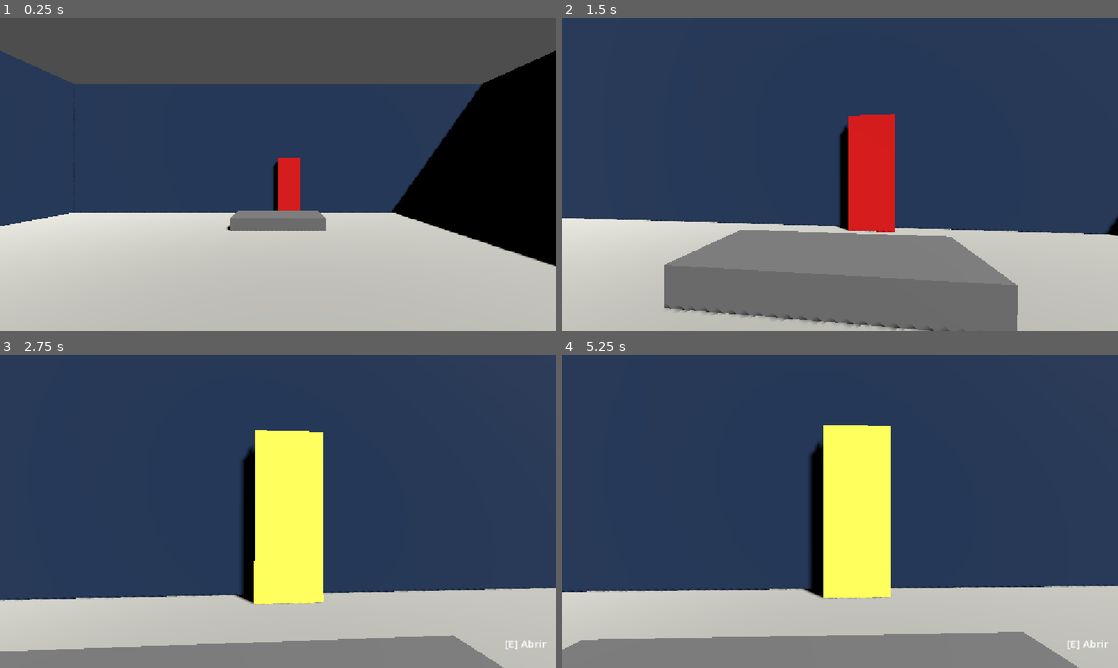
Above: before the commit, frames 1-4 (two rows, left to right).
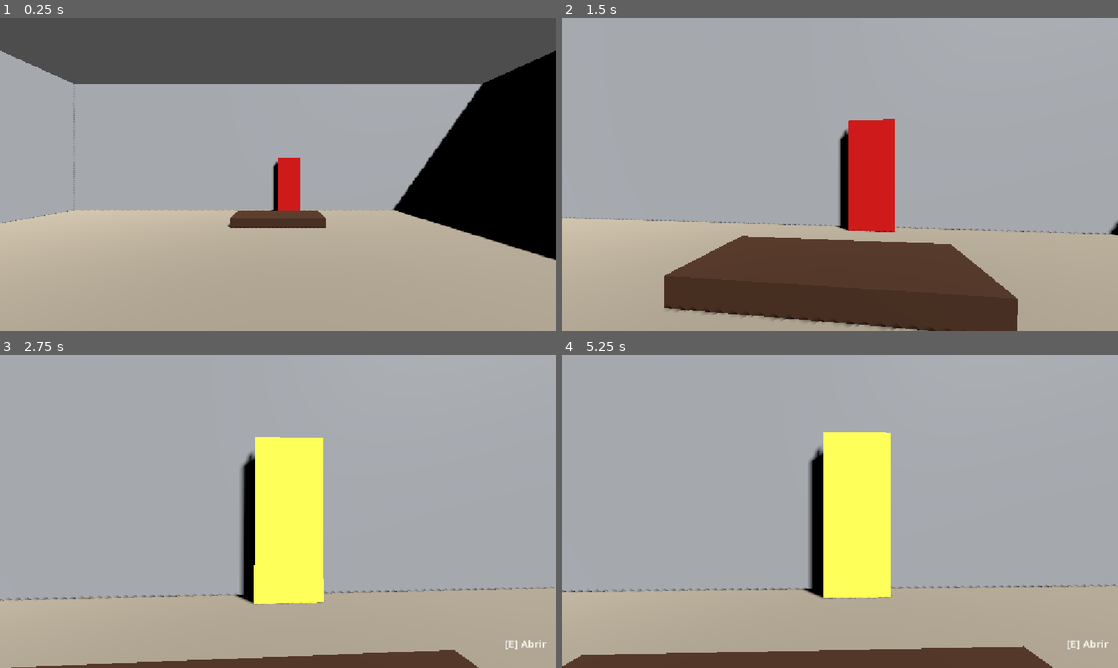
Above: after the commit, the same moments.

Repository: caiodevlab/escape-room-3D
Game: Godot game, scene res://scenes/test_room.tscn
Same seed, same stepped clock (60 frames per second), same inputs: the game is played once before the commit and once after it.
Inputs (mouse positions are in pixels of both pictures, inside the frame that each line leads up to):
- Up to frame 1 (0.25 s): no input
- Up to frame 2 (1.5 s): move the mouse to (867, 174) at 0.52 s; hold E (interact) 0.53-1.28 s; hold W (move_forward) from 0.53 s (still down); move the mouse to (812, 174) at 1.27 s; tap E (interact) at 1.35 s
- Up to frame 3 (2.75 s): keep holding W (move_forward); move the mouse to (289, 505) at 2.02 s; hold E (interact) from 2.03 s (still down)
- Up to frame 4 (5.25 s): keep holding W (move_forward); tap Enter at 2.75, 4.25 s; move the mouse to (834, 517) at 2.77 s; release E (interact) at 2.78 s; tap E (interact) at 2.85, 4.35 s; tap Space at 3.5, 5 s; move the mouse to (878, 514) at 3.52 s; hold E (interact) 3.53-4.28 s; move the mouse to (795, 508) at 4.27 s; move the mouse to (845, 511) at 5.02 s; hold E (interact) from 5.03 s (still down)

The runs differ from the first frame. In frame 1, 68% of the frame differs, in the area x 0-100%, y 10-100%; in frame 2, 97%, in the area x 0-100%, y 0-100%; in frame 3, 93%; in frame 4, 93%.

Commit message:
versão estável

Diff:
--- a/scenes/test_room.tscn
+++ b/scenes/test_room.tscn
@@ -1,26 +1,32 @@
-[gd_scene load_steps=10 format=3 uid="uid://dvjorwjfx81et"]
+[gd_scene load_steps=17 format=3 uid="uid://dvjorwjfx81et"]
 
 [ext_resource type="PackedScene" uid="uid://d1c2k3l4m5n6o7" path="res://scenes/player.tscn" id="1_player"]
 [ext_resource type="PackedScene" uid="uid://b1d2o3o4r5s6t7" path="res://scenes/door.tscn" id="2_door"]
 [ext_resource type="PackedScene" uid="uid://5g3s0bulja67" path="res://scenes/key_item.tscn" id="3_key"]
 
 [sub_resource type="StandardMaterial3D" id="StandardMaterial3D_floor"]
-albedo_color = Color(0.85, 0.85, 0.82, 1)
+albedo_color = Color(0.82, 0.77, 0.68, 1)
+roughness = 0.9
 
-[sub_resource type="PlaneMesh" id="PlaneMesh_floor"]
-size = Vector2(20, 20)
+[sub_resource type="BoxMesh" id="BoxMesh_floor"]
+size = Vector3(20, 0.2, 20)
 
 [sub_resource type="BoxShape3D" id="BoxShape3D_floor"]
-size = Vector3(20, 0.1, 20)
+size = Vector3(20, 0.2, 20)
 
 [sub_resource type="StandardMaterial3D" id="StandardMaterial3D_wall"]
-albedo_color = Color(0.17, 0.28, 0.45, 1)
+albedo_color = Color(0.91, 0.93, 0.96, 1)
+roughness = 0.7
 
 [sub_resource type="BoxMesh" id="BoxMesh_wall"]
 size = Vector3(20, 6, 1)
 
 [sub_resource type="BoxShape3D" id="BoxShape3D_wall"]
 size = Vector3(20, 6, 1)
+
+[sub_resource type="StandardMaterial3D" id="StandardMaterial3D_darkwood"]
+albedo_color = Color(0.38, 0.24, 0.16, 1)
+roughness = 0.8
 
 [sub_resource type="BoxMesh" id="BoxMesh_desk_teacher"]
 size = Vector3(3, 0.8, 1.2)
@@ -34,16 +40,29 @@
 [sub_resource type="BoxShape3D" id="BoxShape3D_desk_student"]
 size = Vector3(2.5, 0.8, 1.2)
 
+[sub_resource type="StandardMaterial3D" id="StandardMaterial3D_plant"]
+albedo_color = Color(0.08, 0.42, 0.18, 1)
+roughness = 0.8
+
+[sub_resource type="CylinderMesh" id="CylinderMesh_pot"]
+height = 0.5
+top_radius = 0.3
+bottom_radius = 0.3
+
+[sub_resource type="SphereMesh" id="SphereMesh_plant"]
+radius = 0.42
+height = 0.9
+
 [node name="TestRoom" type="Node3D"]
 
 [node name="Floor" type="StaticBody3D" parent="."]
 
 [node name="MeshInstance3D" type="MeshInstance3D" parent="Floor"]
 material_override = SubResource("StandardMaterial3D_floor")
-mesh = SubResource("PlaneMesh_floor")
+mesh = SubResource("BoxMesh_floor")
 
 [node name="CollisionShape3D" type="CollisionShape3D" parent="Floor"]
-transform = Transform3D(1, 0, 0, 0, 1, 0, 0, 0, 1, 0, 0.05, 0)
+transform = Transform3D(1, 0, 0, 0, 1, 0, 0, 0, 1, 0, 0.1, 0)
 shape = SubResource("BoxShape3D_floor")
 
 [node name="WallFront" type="StaticBody3D" parent="."]
@@ -89,6 +108,7 @@
 [node name="DirectionalLight3D" type="DirectionalLight3D" parent="."]
 transform = Transform3D(0.707107, -0.5, 0.5, 0, 0.707107, 0.707107, -0.707107, -0.5, 0.5, 0, 10, 0)
 shadow_enabled = true
+light_energy = 0.9
 
 [node name="Player" parent="." instance=ExtResource("1_player")]
 transform = Transform3D(1, 0, 0, 0, 1, 0, 0, 0, 1, 0, 0.5, 0)
@@ -103,12 +123,37 @@
 challenge_answer = "4"
 
 [node name="KeyItem" parent="." instance=ExtResource("3_key")]
-transform = Transform3D(1, 0, 0, 0, 1, 0, 0, 0, 1, -6, 0, 3)
+transform = Transform3D(1, 0, 0, 0, 1, 0, 0, 0, 1, -6, 0.5, 3)
+
+[node name="PlantLeft" type="StaticBody3D" parent="."]
+transform = Transform3D(1, 0, 0, 0, 1, 0, 0, 0, 1, -8.5, 0.2, 7)
+
+[node name="PotMesh" type="MeshInstance3D" parent="PlantLeft"]
+material_override = SubResource("StandardMaterial3D_darkwood")
+mesh = SubResource("CylinderMesh_pot")
+
+[node name="LeafMesh" type="MeshInstance3D" parent="PlantLeft"]
+transform = Transform3D(1, 0, 0, 0, 1, 0, 0, 0, 1, 0, 0.55, 0)
+material_override = SubResource("StandardMaterial3D_plant")
+mesh = SubResource("SphereMesh_plant")
+
+[node name="PlantRight" type="StaticBody3D" parent="."]
+transform = Transform3D(1, 0, 0, 0, 1, 0, 0, 0, 1, 8.5, 0.2, 7)
+
+[node name="PotMesh" type="MeshInstance3D" parent="PlantRight"]
+material_override = SubResource("StandardMaterial3D_darkwood")
+mesh = SubResource("CylinderMesh_pot")
+
+[node name="LeafMesh" type="MeshInstance3D" parent="PlantRight"]
+transform = Transform3D(1, 0, 0, 0, 1, 0, 0, 0, 1, 0, 0.55, 0)
+material_override = SubResource("StandardMaterial3D_plant")
+mesh = SubResource("SphereMesh_plant")
 
 [node name="DeskTeacher" type="StaticBody3D" parent="."]
 transform = Transform3D(1, 0, 0, 0, 1, 0, 0, 0, 1, 0, 0, -7)
 
 [node name="DeskMesh" type="MeshInstance3D" parent="DeskTeacher"]
+material_override = SubResource("StandardMaterial3D_darkwood")
 mesh = SubResource("BoxMesh_desk_teacher")
 
 [node name="DeskCollision" type="CollisionShape3D" parent="DeskTeacher"]
@@ -118,6 +163,7 @@
 transform = Transform3D(1, 0, 0, 0, 1, 0, 0, 0, 1, -4, 0, 1)
 
 [node name="DeskMesh" type="MeshInstance3D" parent="DeskStudent1"]
+material_override = SubResource("StandardMaterial3D_darkwood")
 mesh = SubResource("BoxMesh_desk_student")
 
 [node name="DeskCollision" type="CollisionShape3D" parent="DeskStudent1"]
@@ -127,6 +173,7 @@
 transform = Transform3D(1, 0, 0, 0, 1, 0, 0, 0, 1, 0, 0, 1)
 
 [node name="DeskMesh" type="MeshInstance3D" parent="DeskStudent2"]
+material_override = SubResource("StandardMaterial3D_darkwood")
 mesh = SubResource("BoxMesh_desk_student")
 
 [node name="DeskCollision" type="CollisionShape3D" parent="DeskStudent2"]
@@ -136,6 +183,7 @@
 transform = Transform3D(1, 0, 0, 0, 1, 0, 0, 0, 1, 4, 0, 1)
 
 [node name="DeskMesh" type="MeshInstance3D" parent="DeskStudent3"]
+material_override = SubResource("StandardMaterial3D_darkwood")
 mesh = SubResource("BoxMesh_desk_student")
 
 [node name="DeskCollision" type="CollisionShape3D" parent="DeskStudent3"]
